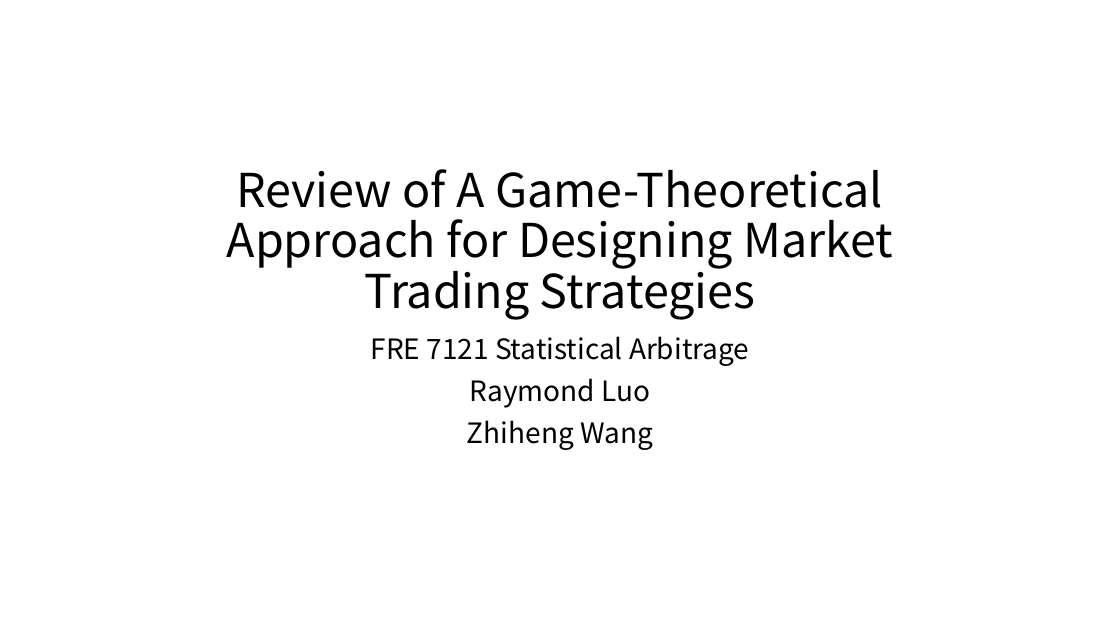
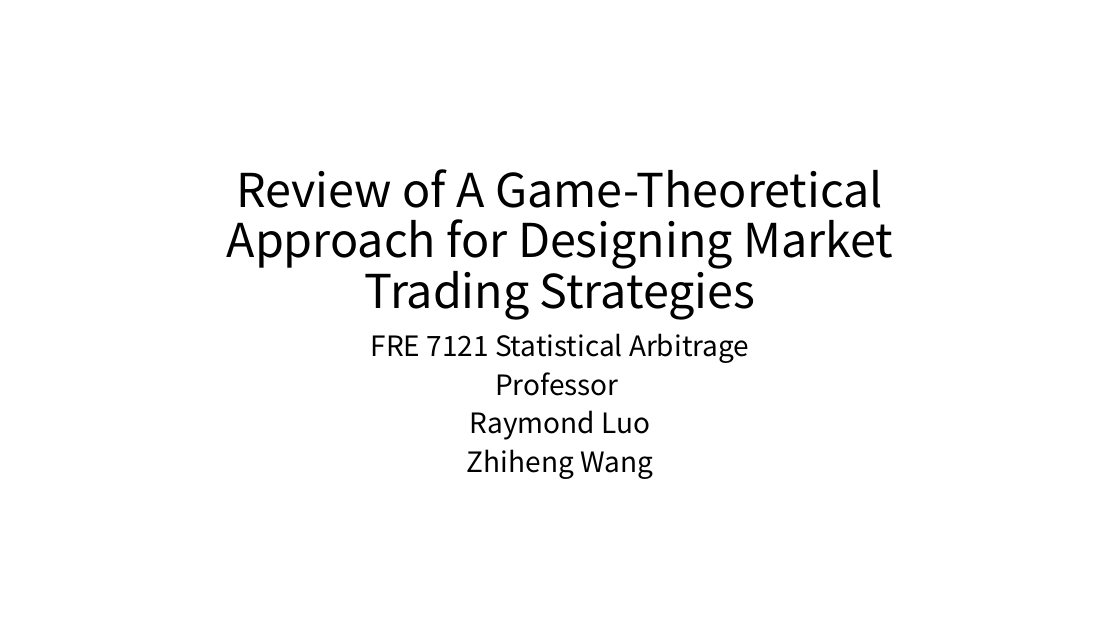
Before and after one commit to Emma3434/FRE-7121-Final-Project, a slide deck: slide 1 of 7121 Statistical Arbitrage Final Project.pptx. Drawn at 1120x630 pixels with LibreOffice and Linux fonts; fonts in the diff are those of the drawing. Boxes give left, top, right and bottom in pixels: in the first picture for what was removed or moved away, otherwise in the second. Text is boxed around its words. In the diff, an @@ line names an element or a change of style, - is before the commit and + after.

```diff
--- a/7121 Statistical Arbitrage Final Project.pptx
+++ b/7121 Statistical Arbitrage Final Project.pptx
@@ subtitle at (371, 333, 749, 479): line spacing 0.9 to 0.8 @@
@@ subtitle at (495, 372, 619, 396): paragraph added @@
+Professor
```
Also in this commit, not shown: 1 other slide changed, 1 other file.
